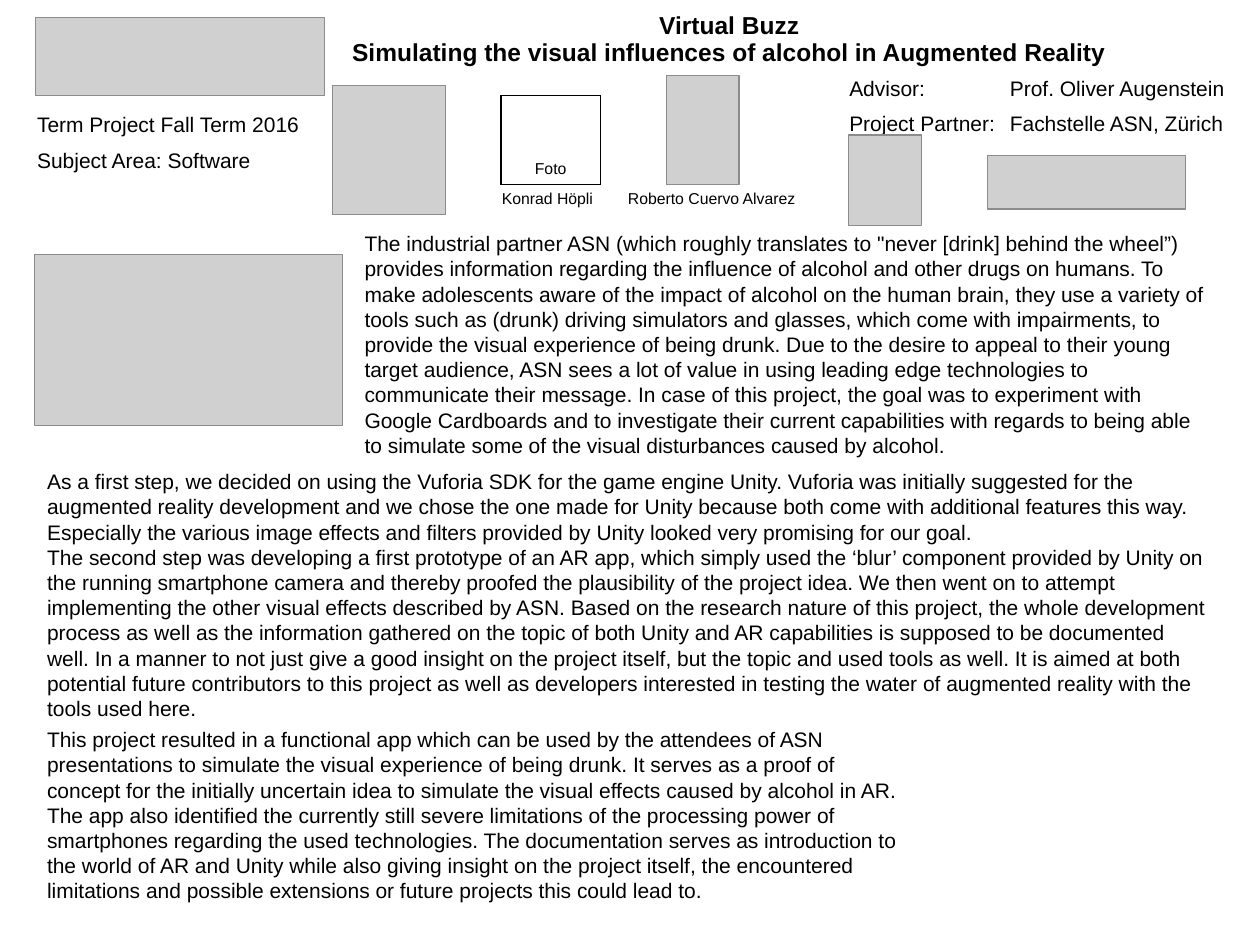
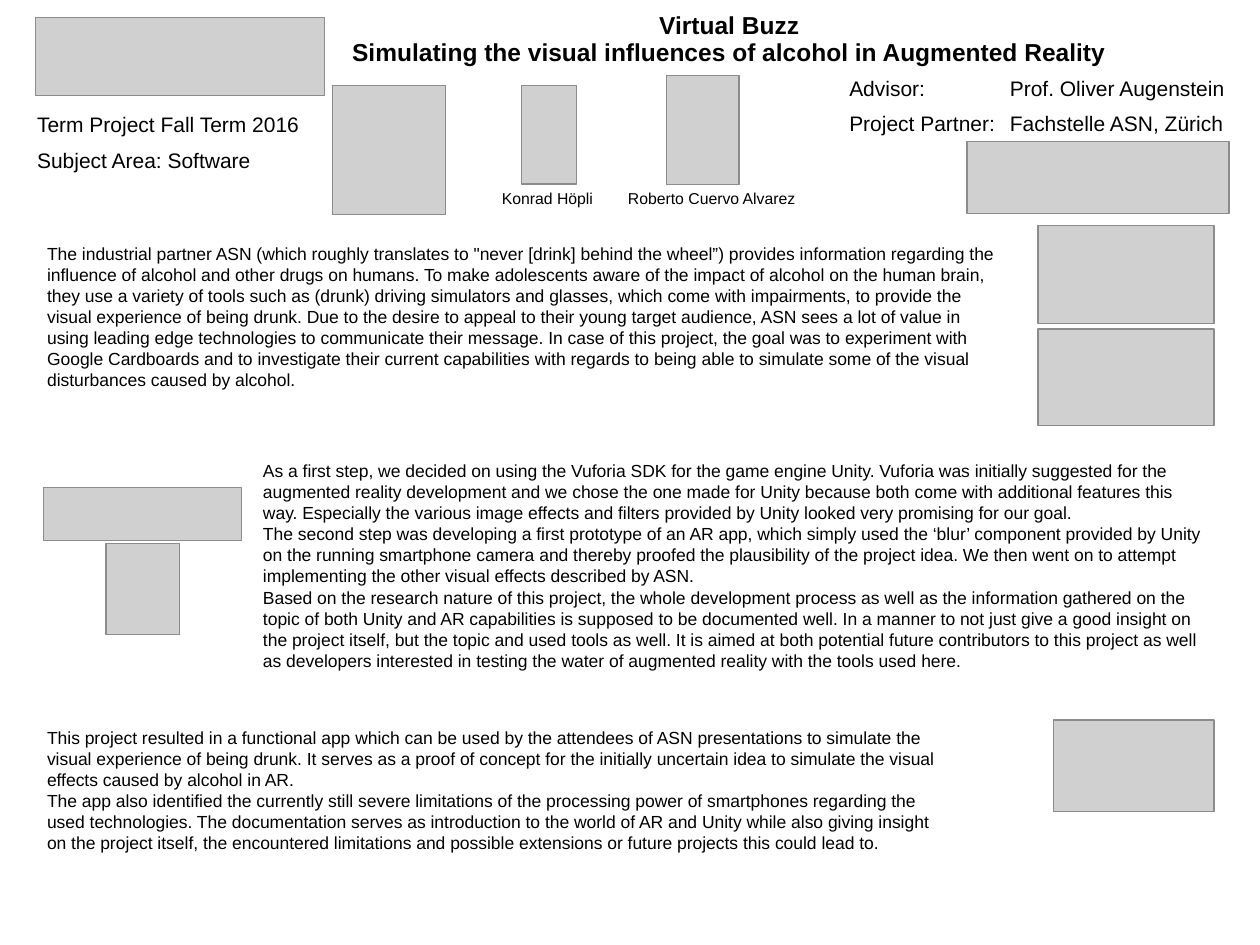
Before and after one commit to HSR-Semester-Arbeit2016/hsr-semester-arbeit-doc, a slide deck: slide 1 of docx/VirtualBuzz-PosterV1.pptx. Drawn at 1260x945 pixels with LibreOffice and Linux fonts; fonts in the diff are those of the drawing; grey boxes stand for pictures. Boxes give left, top, right and bottom in pixels: in the first picture for what was removed or moved away, otherwise in the second. Text is boxed around its words. In the diff, an @@ line names an element or a change of style, - is before the commit and + after.

Commit message:
updated Poster and added 1 image

```diff
--- a/docx/VirtualBuzz-PosterV1.pptx
+++ b/docx/VirtualBuzz-PosterV1.pptx
@@ picture added at bbox=[522, 86, 577, 184] @@
@@ rectangle removed at bbox=[501, 96, 601, 185] @@
-Foto
@@ picture removed at bbox=[848, 135, 921, 226] @@
@@ picture: place and size @@
-picture at bbox=[987, 156, 1184, 209]
+picture at bbox=[966, 141, 1228, 214]
@@ text "The industrial partner ASN (which ..." at bbox=[47, 247, 993, 390]: size 12 to 10 pt @@
@@ text "The industrial partner ASN (which ...": place and size @@
-text "The industrial partner ASN (which ..." at bbox=[365, 235, 1203, 457]
+text "The industrial partner ASN (which ..." at bbox=[47, 247, 993, 390]
@@ picture added at bbox=[1038, 226, 1215, 324] @@
@@ picture removed at bbox=[35, 255, 343, 426] @@
@@ picture added at bbox=[1038, 329, 1215, 426] @@
@@ text "As a first step, we ...": place and size @@
-text "As a first step, we ..." at bbox=[47, 473, 1205, 717]
+text "As a first step, we ..." at bbox=[263, 464, 1201, 671]
@@ text at bbox=[263, 464, 1172, 523]: size 12 to 10 pt in "As a first step, we decided on ..." @@
@@ picture added at bbox=[43, 488, 241, 541] @@
@@ text at bbox=[263, 527, 1201, 671]: text changed; size 12 to 10 pt @@
-The second step was developing a first prototype of an AR app, which simply used the ‘blur’ component provided by Unity on the running smartphone camera and thereby proofed the plausibility of the project idea. We then went on to attempt implementing the other visual effects described by ASN. Based on the research nature of this project, the whole development process as well as the information gathered on the topic of both Unity and AR capabilities is supposed to be documented well. In a manner to not just give a good insight on the project itself, but the topic and used tools as well. It is aimed at both potential future contributors to this project as well as developers interested in testing the water of augmented reality with the tools used here.
+The second step was developing a first prototype of an AR app, which simply used the ‘blur’ component provided by Unity on the running smartphone camera and thereby proofed the plausibility of the project idea. We then went on to attempt implementing the other visual effects described by ASN.
+Based on the research nature of this project, the whole development process as well as the information gathered on the topic of both Unity and AR capabilities is supposed to be documented well. In a manner to not just give a good insight on the project itself, but the topic and used tools as well. It is aimed at both potential future contributors to this project as well as developers interested in testing the water of augmented reality with the tools used here.
@@ picture added at bbox=[106, 544, 179, 635] @@
@@ picture added at bbox=[1053, 719, 1213, 810] @@
@@ text "This project resulted in a ..." at bbox=[47, 731, 934, 853]: size 12 to 10 pt @@
```
Also in this commit, not shown: 1 other file.
